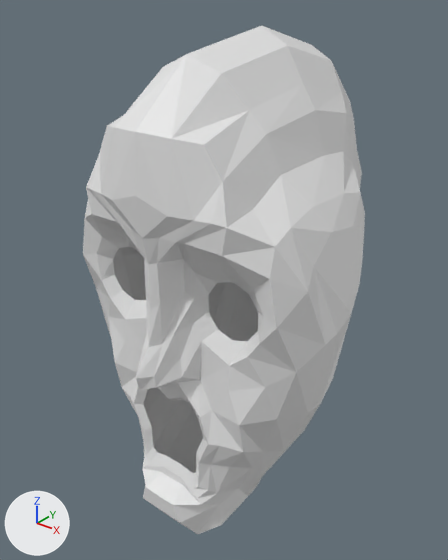
The Blender file SvantesDarkMagic/Modeller/ZombieFace1v1.blend as it was, and as the next commit left it.
Both versions are drawn from a 50 mm lens placed at (12.31, -15.76, 13.82), pointed at (-0.66, 0.45, 3.77). The axes (+X, +Y, +Z) are drawn at lower left. The lights are the same throughout.
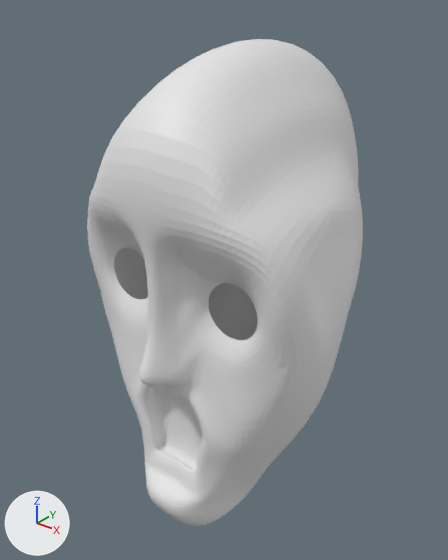
The change, as a list of edits to the scene's bpy script:
```text
Change me_plane:
    used by ob_plane; location = (0.0, 0.0, 0.0); rotation_euler = (1.571, 0.0, 0.0), in degrees (90, 0, 0)
    remove me_plane.from_pydata(...)  # 188 vertices, 166 faces; spans x 0.0..4.8, y -4.8..12.5, z -6.9..4.8
    add me_plane.from_pydata(...)  # 218 vertices, 194 faces; spans x 0.0..4.8, y -4.8..12.5, z -6.9..4.8
    me_plane part 1
    24 vertices are added at x 0.0..1.5, y -2.2..1.2, z 2.6..3.2
    6 new vertices lie (0.0, 0.0, -0.6) away from vertices in x 0.0..1.2, y -2.0..1.2, z 3.2
    28 new faces join them
Change ob_plane:
    add _m = ob_plane.modifiers.new('Subsurf', 'SUBSURF')
    add _m.levels = 3
```

Boxes (x1, y1, x2, y2) around the edits, measured in the pictures (448 x 560 px):
'Plane', reshaped, modifiers changed: before (83, 26, 365, 534); after (87, 39, 363, 526)
part 1 of me_plane, added: after (144, 385, 202, 474)
